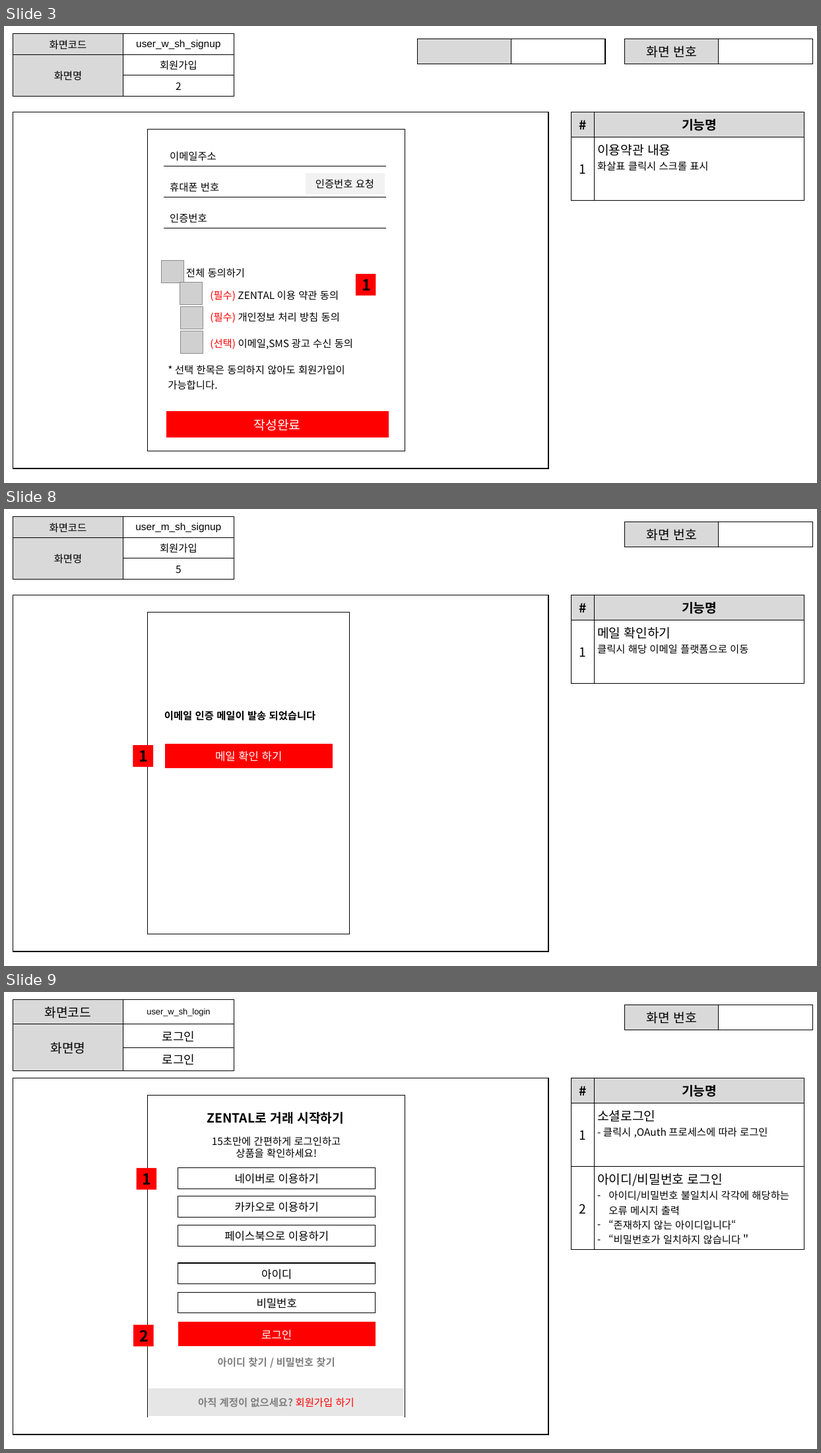
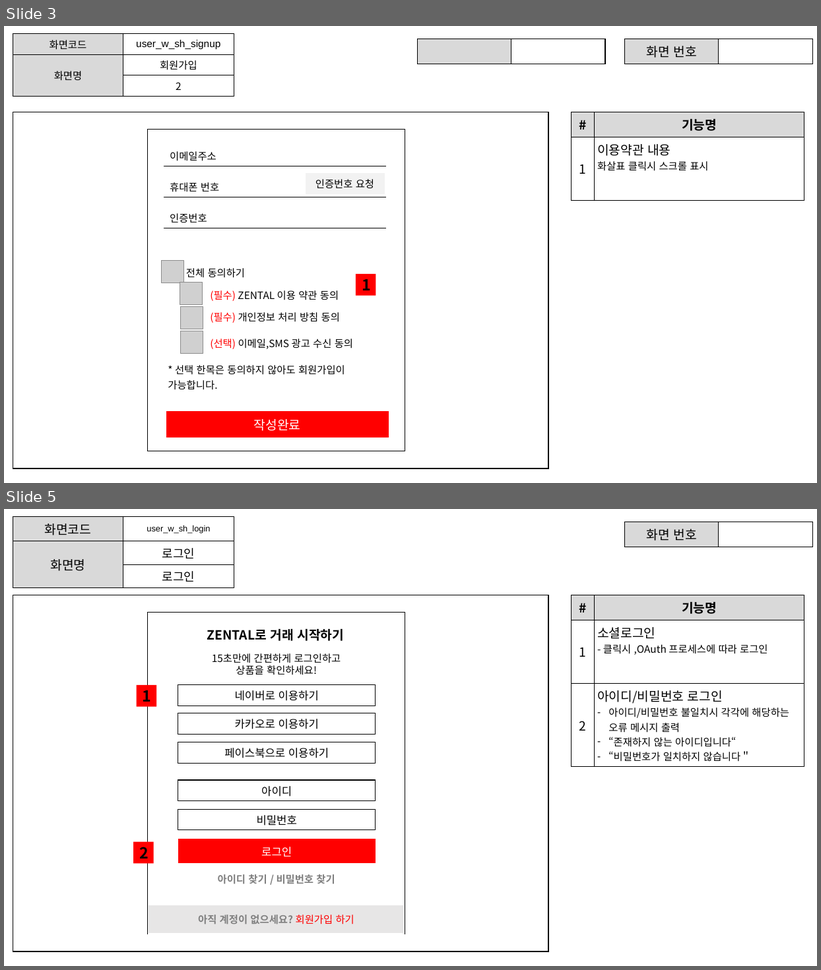
Before and after one commit to ezenteam2/RentalEquip, a slide deck: 0 발표용 파워포인트/project04 - 파워포인트 종합 - 서희.pptx. Shown one above the other, each under a label of ours: slides 3, 8 and 9 before the commit, slides 3 and 5 after it; the slides between them are not shown. The pictures are 821x1453 and 821x970 pixels, drawn with LibreOffice and Linux fonts; fonts in the diff are those of the drawing; grey boxes stand for pictures. Boxes give left, top, right and bottom in pixels: in the first picture for what was removed or moved away, otherwise in the second. Text is boxed around its words. In the diff, an @@ line names an element or a change of style, - is before the commit and + after.

```diff
--- a/0 발표용 파워포인트/project04 - 파워포인트 종합 - 서희.pptx
+++ b/0 발표용 파워포인트/project04 - 파워포인트 종합 - 서희.pptx
@@ slide 8 removed at box(4, 509, 817, 966), background #FFFFFF @@
@@ table removed at box(13, 517, 234, 576), 3 rows, 2 columns @@
-화면코드 | user_m_sh_signup
-화면명 | 회원가입
- | 5
@@ table removed at box(625, 522, 813, 544), 1 rows, 2 columns @@
-화면 번호 | 
@@ rectangle removed at box(13, 595, 548, 952) @@
@@ table removed at box(572, 595, 805, 683), 2 rows, 2 columns @@
-# | 기능명
-1 | 메일 확인하기 / 클릭시 해당 이메일 플랫폼으로 이동
@@ rectangle removed at box(147, 612, 349, 934) @@
@@ rectangle removed at box(161, 702, 346, 729) @@
-이메일 인증 메일이 발송 되었습니다
@@ rectangle removed at box(133, 746, 153, 767) @@
-1
@@ table removed at box(165, 744, 333, 768), 1 rows, 1 columns @@
-메일 확인 하기
@@ what was slide 9 is now slide 5 @@
```
Also in this commit, not shown: 13 slides added, 5 other slides removed.
